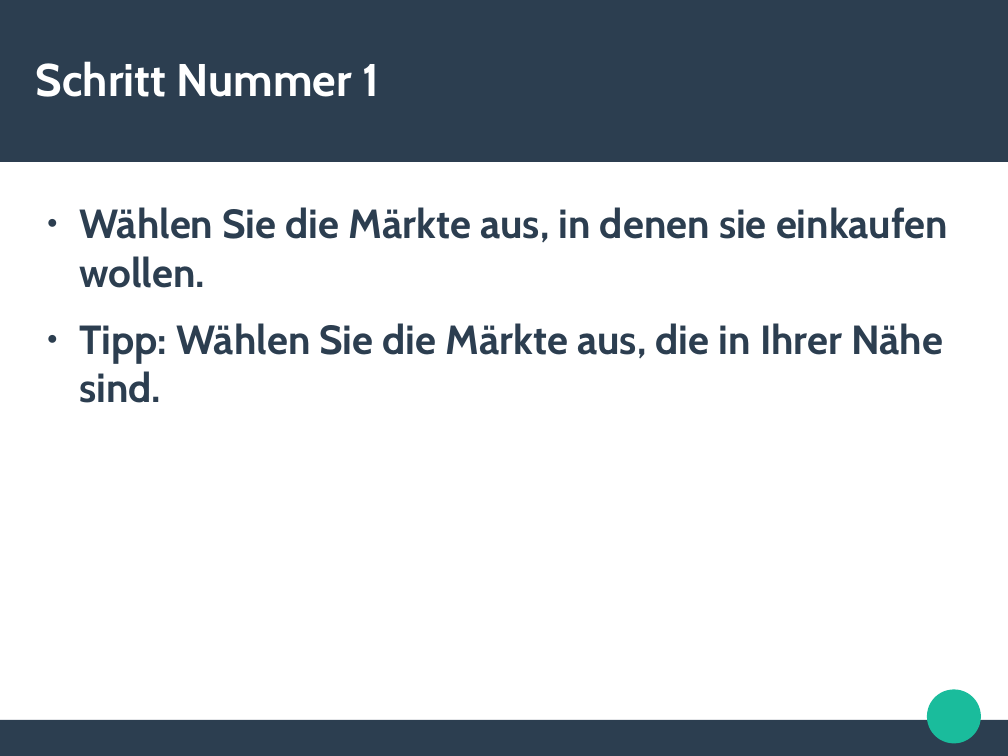
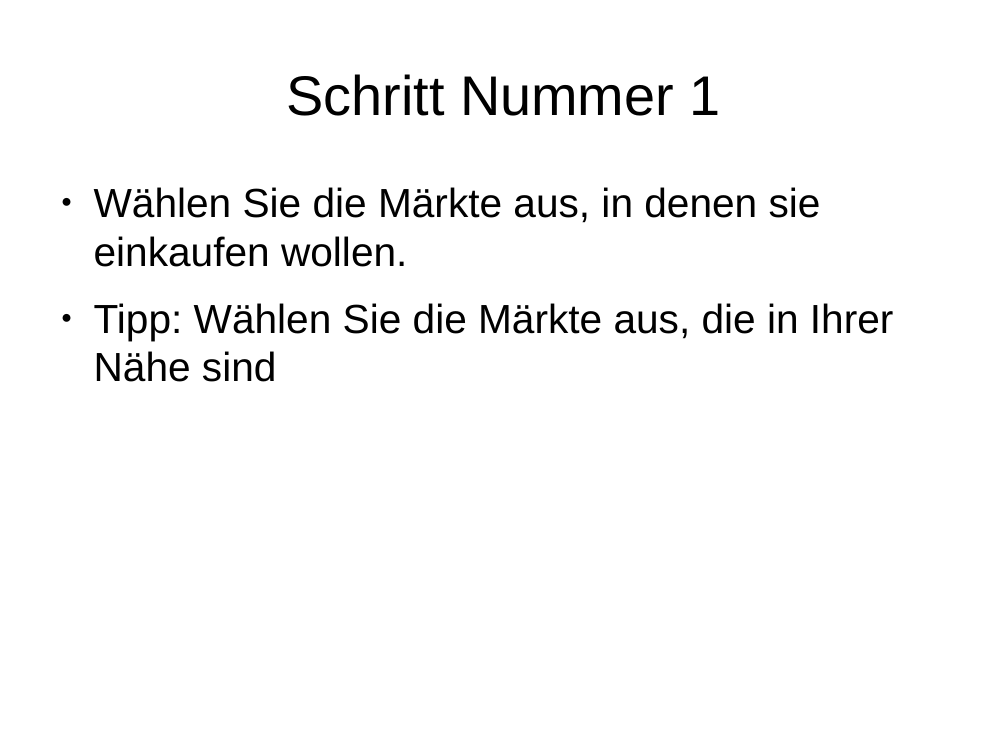
Before and after one commit to jenskuespert/KGSSB, a slide deck: slide 2 of SEB/Die_Einkaufsberater.odp. Drawn at 1008x756 pixels with LibreOffice and Linux fonts; fonts in the diff are those of the drawing. Boxes give left, top, right and bottom in pixels: in the first picture for what was removed or moved away, otherwise in the second. Text is boxed around its words. In the diff, an @@ line names an element or a change of style, - is before the commit and + after.

```diff
--- a/SEB/Die_Einkaufsberater.odp
+++ b/SEB/Die_Einkaufsberater.odp
@@ rectangle removed at (0,0,1008,162) @@
@@ title "Schritt Nummer 1": place and size @@
-title "Schritt Nummer 1" at (36,61,379,97)
+title "Schritt Nummer 1" at (286,74,721,116)
@@ title "Schritt Nummer 1" at (286,74,721,116): size 36 to 44 pt, font Cabin to Arial, text colour #FFFFFF to #000000, bold off; alignment left to centre @@
@@ text "Wählen Sie die Märkte aus, ...": place and size @@
-text "Wählen Sie die Märkte aus, ..." at (79,207,948,403)
+text "Wählen Sie die Märkte aus, ..." at (94,187,894,382)
@@ text at (94,187,821,267): font Cabin to Arial, text colour #2C3E50 to #000000, bold off in "Wählen Sie die Märkte aus, in denen ..."; bullet colour #2C3E50 to #000000 @@
@@ text at (94,303,894,382): text changed; font Cabin to Arial; text colour #2C3E50 to #000000; bold off @@
-● Tipp: Wählen Sie die Märkte aus, die in Ihrer Nähe sind.
+● Tipp: Wählen Sie die Märkte aus, die in Ihrer Nähe sind
@@ ellipse removed at (928,690,981,744) @@
@@ rectangle removed at (0,720,1008,756) @@
```
Also in this commit, not shown: 3 other slides changed, 1 other file.
